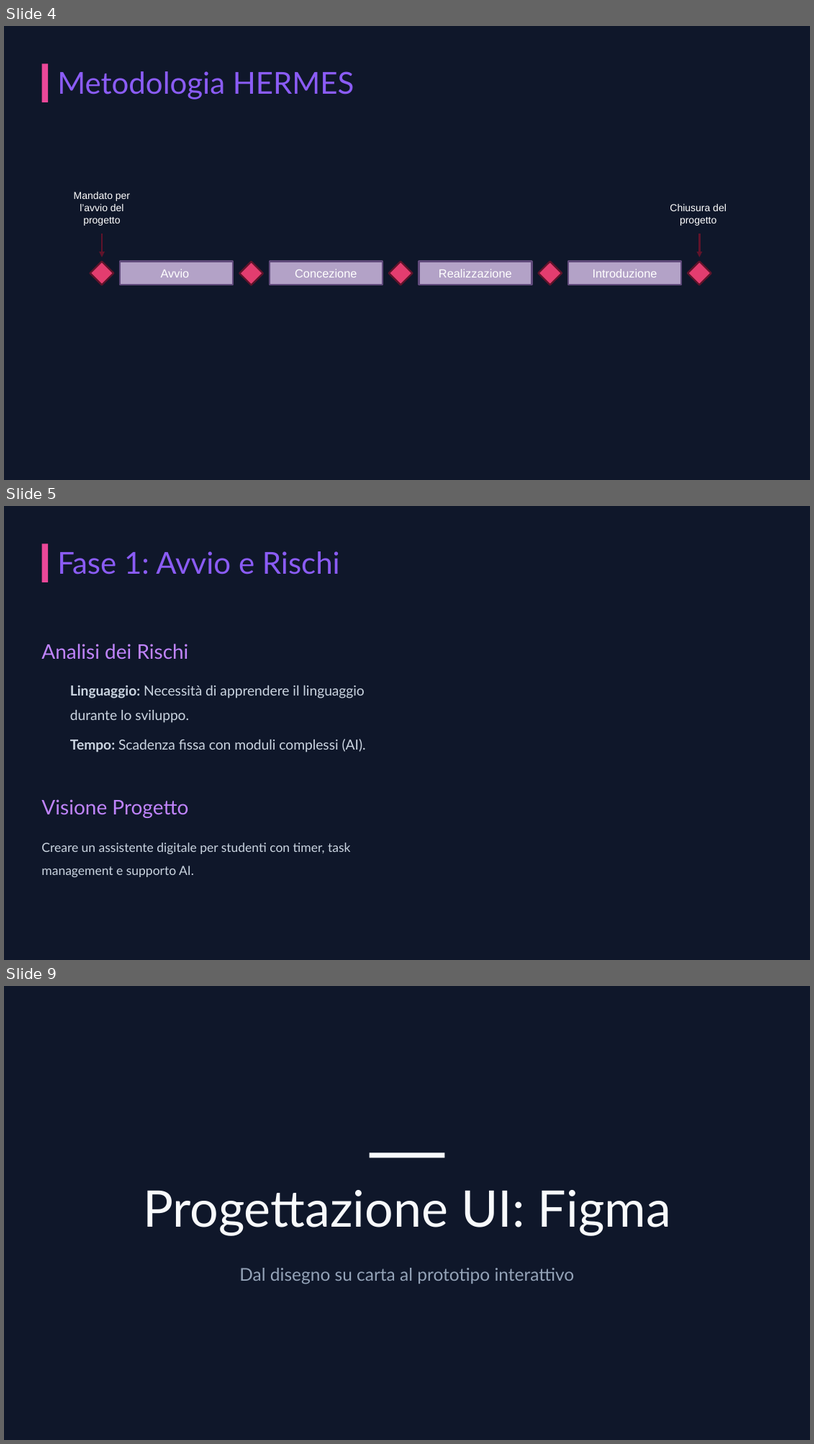
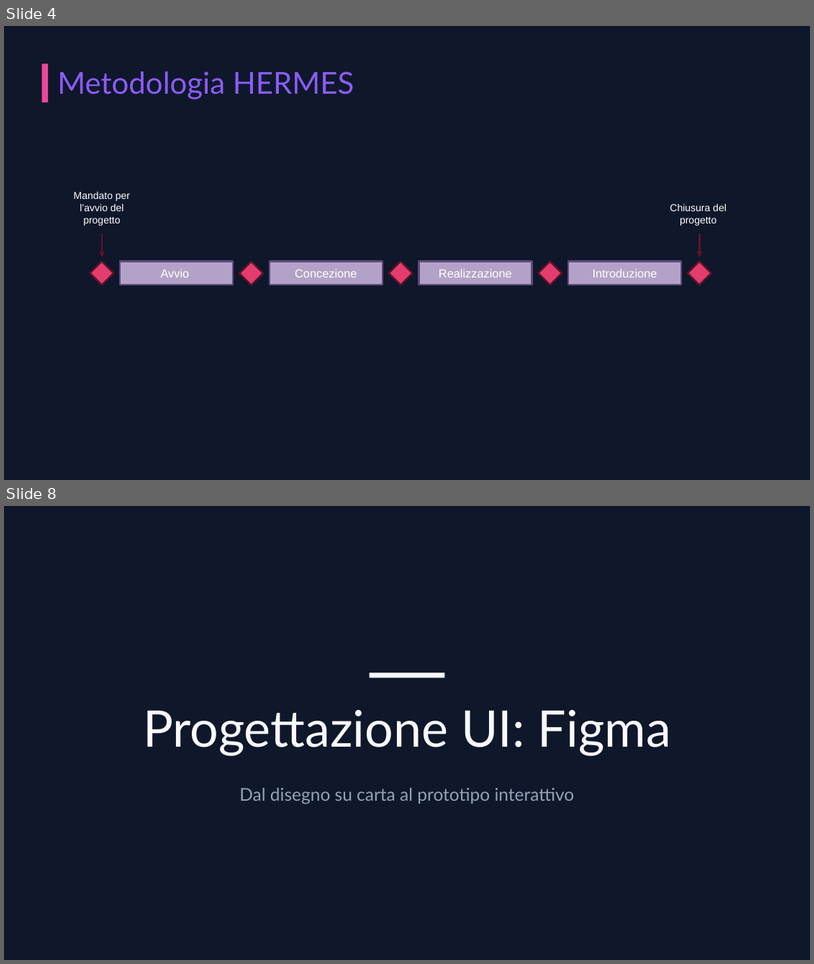
Before and after one commit to Julie0411/study_modulo_306, a slide deck: documentazione/Presentazione_progetto_StudySpace_Elisa_Julie.pptx. Shown one above the other, each under a label of ours: slides 4, 5 and 9 before the commit, slides 4 and 8 after it; the slides between them are not shown. The pictures are 814x1444 and 814x964 pixels, drawn with LibreOffice and Linux fonts; fonts in the diff are those of the drawing; background and template pictures are left out. Boxes give left, top, right and bottom in pixels: in the first picture for what was removed or moved away, otherwise in the second. Text is boxed around its words. In the diff, an @@ line names an element or a change of style, - is before the commit and + after.

```diff
--- a/documentazione/Presentazione_progetto_StudySpace_Elisa_Julie.pptx
+++ b/documentazione/Presentazione_progetto_StudySpace_Elisa_Julie.pptx
@@ slide 5 removed at (x1=4, y1=506, x2=810, y2=960), background #0F172A @@
@@ rectangle removed at (x1=41, y1=543, x2=47, y2=582) @@
@@ text removed at (x1=57, y1=551, x2=340, y2=574) @@
-Fase 1: Avvio e Rischi
@@ text removed at (x1=41, y1=644, x2=189, y2=659) @@
-Analisi dei Rischi
@@ text removed at (x1=70, y1=685, x2=364, y2=723) @@
-Linguaggio: Necessità di apprendere il linguaggio durante lo sviluppo.
@@ text removed at (x1=70, y1=739, x2=366, y2=752) @@
-Tempo: Scadenza fissa con moduli complessi (AI).
@@ text removed at (x1=41, y1=799, x2=188, y2=818) @@
-Visione Progetto
@@ text removed at (x1=41, y1=842, x2=350, y2=877) @@
-Creare un assistente digitale per studenti con timer, task management e supporto AI.
@@ what was slide 9 is now slide 8 @@
```
Also in this commit, not shown: 3 slides changed, 4 slides added, 1 other slide removed, 2 other files.
